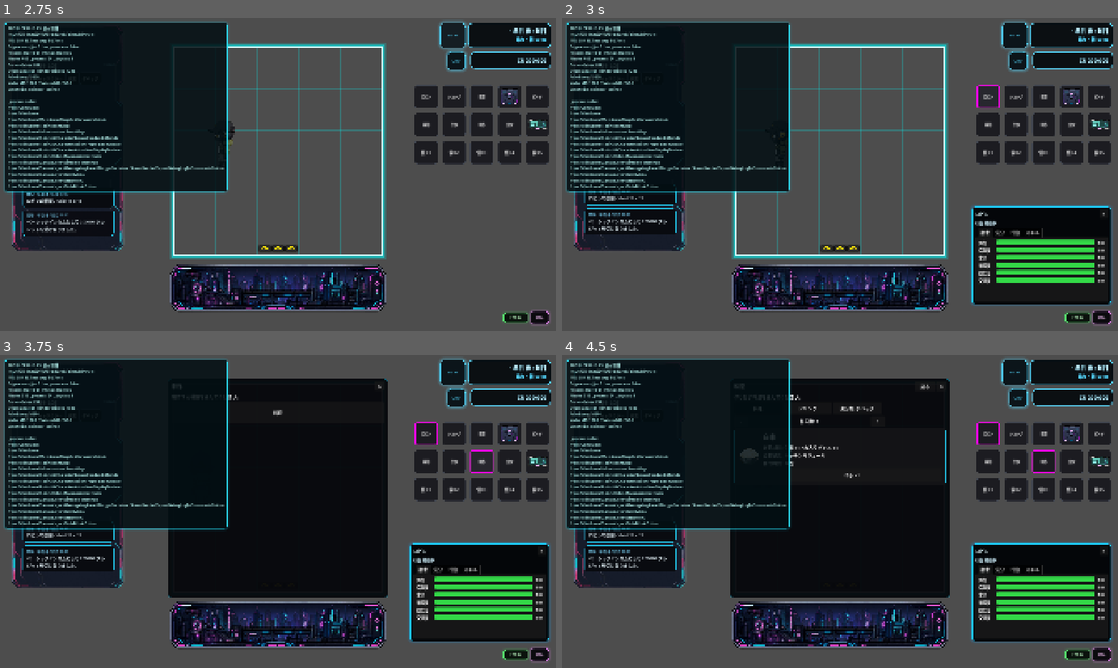
Above: before the commit, frames 1-4 (two rows, left to right).
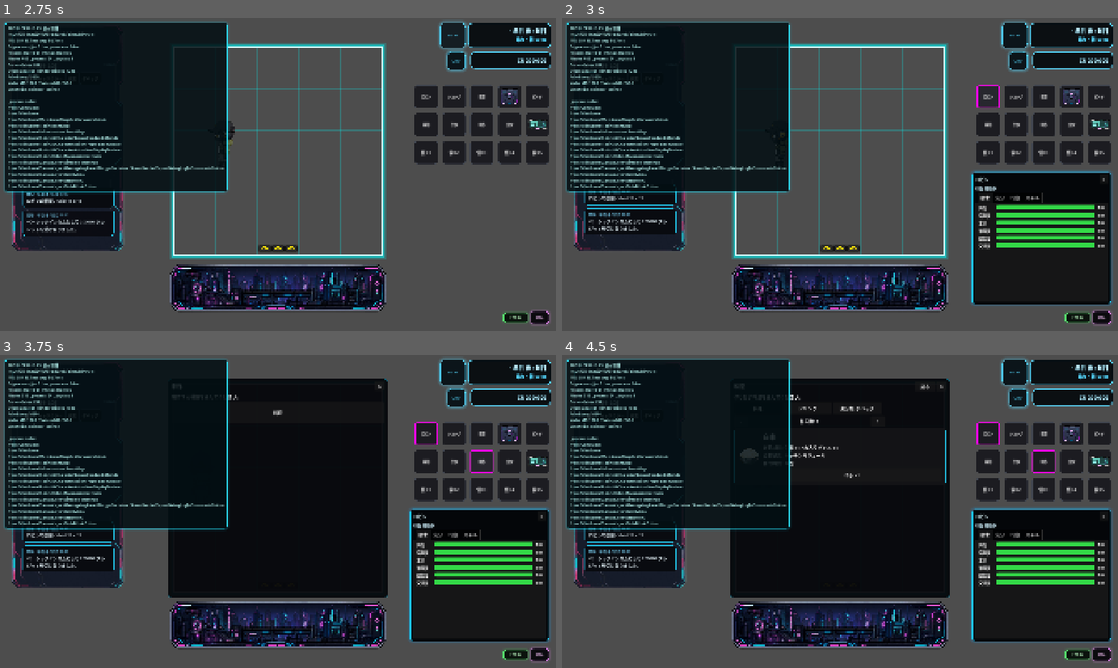
Above: after the commit, the same moments.

Repository: grimoire1089-coder/optimistic
Game: Godot game, scene res://Scenes/Boot/TitleScene.tscn
Same seed, same stepped clock (60 frames per second), same inputs: the game is played once before the commit and once after it. Sound files missing from this copy of the repository are replaced by a short silence.
Inputs:
- Up to frame 1 (2.75 s): click "はじめる" at 0.5 s; click "BGM" at 1.25 s; click "OFF" at 2 s
- Up to frame 2 (3 s): click "ロビン" at 2.75 s
- Up to frame 3 (3.75 s): click "制作" at 3.5 s
- Up to frame 4 (4.5 s): click "料理" at 4.25 s

Frame 1 is identical in both runs. In frame 2, 6.5% of the frame differs, in the area x 73-100%, y 48-86%; in frame 3, 6.5%; in frame 4, 6.5%.

Commit message:
Match AI HUD height to book UI

Diff:
--- a/Scripts/UI/HUD/AICharacterHud.gd
+++ b/Scripts/UI/HUD/AICharacterHud.gd
@@ -3,7 +3,7 @@
 
 const FRONT_Z_INDEX := 200
 const HUD_WIDTH := 480.0
-const HUD_HEIGHT := 336.0
+const HUD_HEIGHT := 456.0
 const HUD_RIGHT_MARGIN := 24.0
 const HUD_BOTTOM_MARGIN := 92.0
 const NEED_BAR_WIDTH := 290.0
